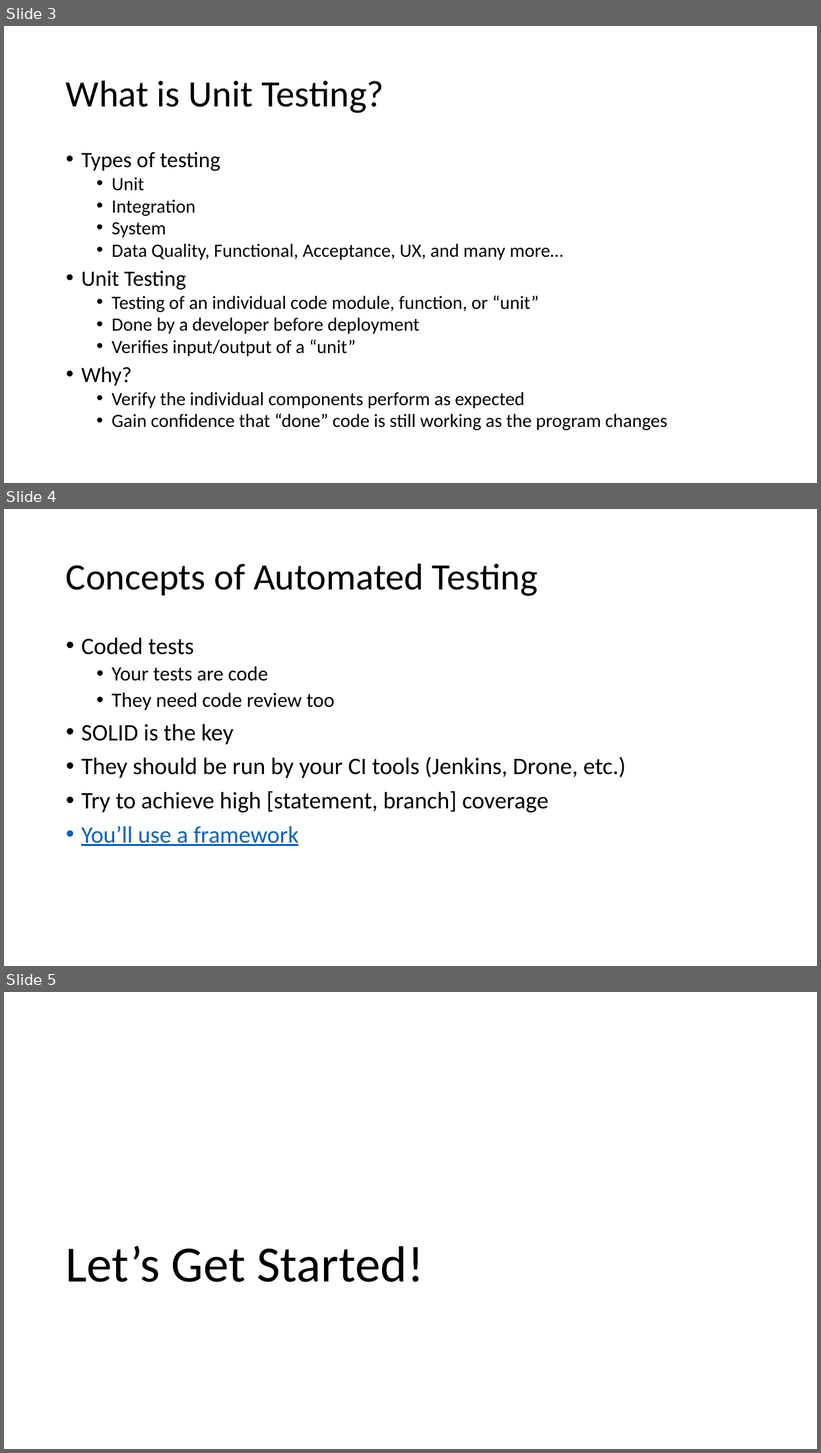
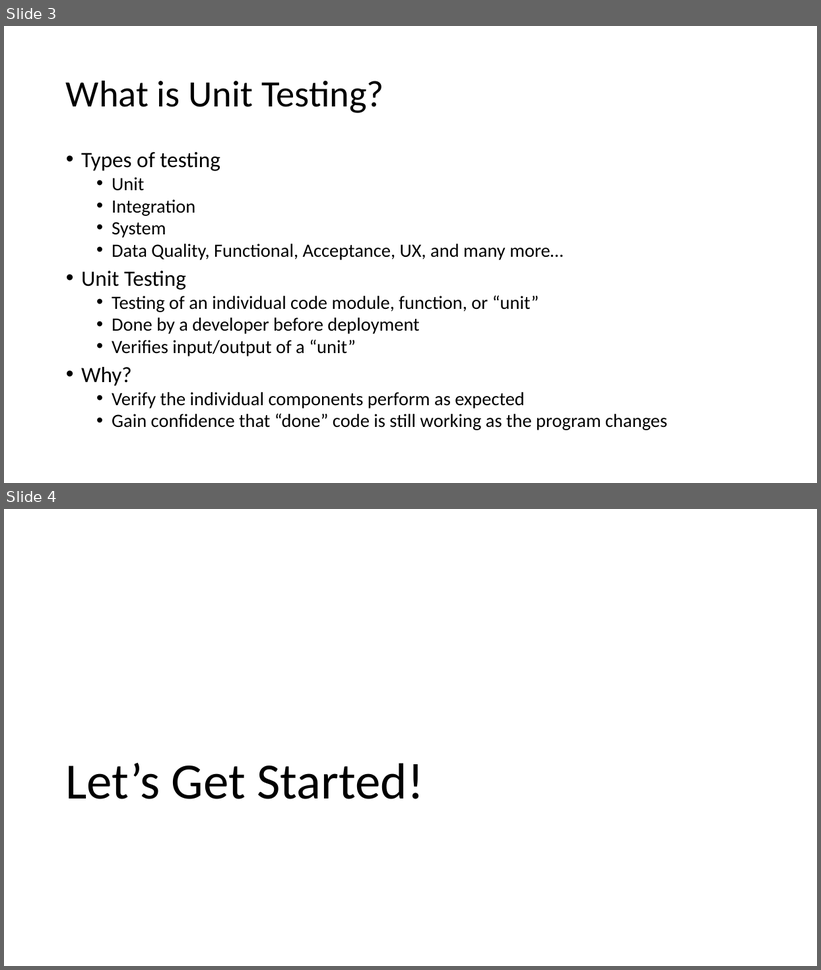
Before and after one commit to donaldsawyer/test-driven-data-wrangling-r, a slide deck: test_driven_data_wrangling_r.pptx. Shown one above the other, each under a label of ours: slides 3, 4 and 5 before the commit, slides 3 and 4 after it. The pictures are 821x1453 and 821x970 pixels, drawn with LibreOffice and Linux fonts; fonts in the diff are those of the drawing. Boxes give left, top, right and bottom in pixels: in the first picture for what was removed or moved away, otherwise in the second. Text is boxed around its words. In the diff, an @@ line names an element or a change of style, - is before the commit and + after.

```diff
--- a/test_driven_data_wrangling_r.pptx
+++ b/test_driven_data_wrangling_r.pptx
@@ slide 4 removed at (4, 509, 817, 966), background #FFFFFF @@
@@ title removed at (66, 563, 538, 596) @@
-Concepts of Automated Testing
@@ text removed at (81, 638, 626, 846) @@
-• Coded tests
-  • Your tests are code
-  • They need code review too
-• SOLID is the key
-• They should be run by your CI tools (Jenkins, Drone, etc.)
-• Try to achieve high [statement, branch] coverage
-• You’ll use a framework
@@ what was slide 5 is now slide 4 @@
```
Also in this commit, not shown: 1 slide changed, 1 other file.
